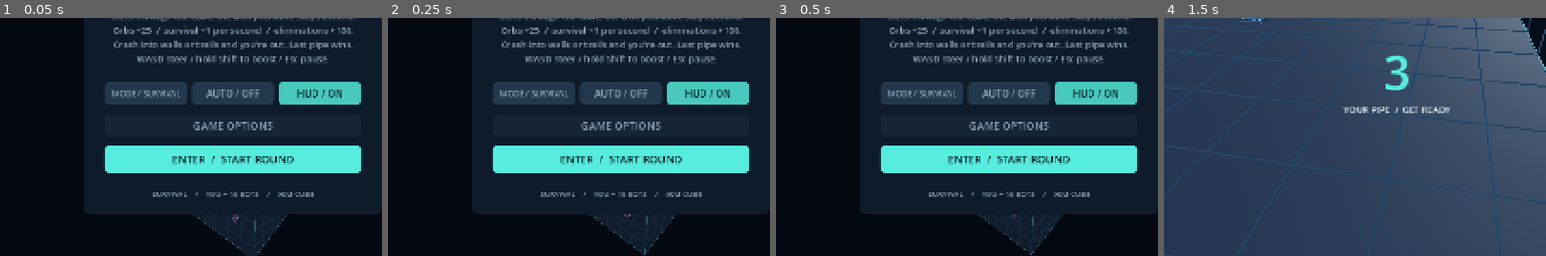
Above: before the commit, frames 1-4 (left to right).
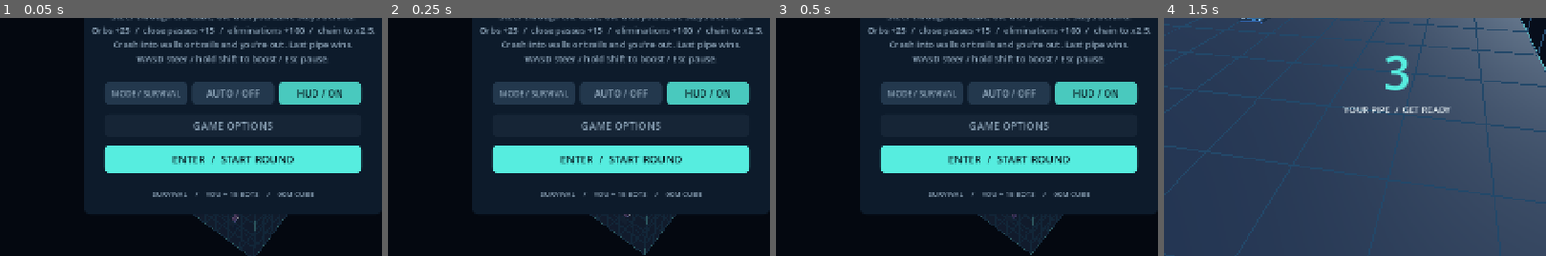
Above: after the commit, the same moments.

Repository: That1guy8691/pipe-survival
Game: Godot game, scene res://main.tscn
Two runs of this game, one before a commit and one after it. Both use one fixed random seed, a clock stepped at 60 frames per second and the inputs below.
Inputs (mouse positions are % of the whole screen's width and height, from its top left):
- Up to frame 1 (0.05 s): no input
- Up to frame 2 (0.25 s): no input
- Up to frame 3 (0.5 s): no input
- Up to frame 4 (1.5 s): click "ENTER / START ROUND" at 0.5 s; tap Enter at 1.25 s; move the mouse to (72, 45) at 1.27 s; hold Right from 1.28 s (still down); tap Shift at 1.35 s; click (72, 45) at 1.42 s
The pictures show only the part of the screen within x 20-70%, y 38-88%; the shares and areas given below are measured in that part.

The runs differ from the first frame. In frame 1, 1.2% of the frame differs, in the area x 24-98%, y 3-8%; in frame 2, 1.2%; in frame 3, 1.2%; in frame 4, nothing differs.

Commit message:
feat(scoring): add near-miss combo rewards

Diff:
--- a/scripts/game.gd
+++ b/scripts/game.gd
@@ -205,12 +205,17 @@
 				motion.boost_requested = false
 				motion.turn_queue.clear()
 		pipes.animate_rider(move.id, 1.0)
-		if move.id == 0 and move.has("orb_points"):
-			score_message = "+25  ORB COLLECTED"
-			score_message_time = 1.5
-		if move.get("credited_to", -1) == 0:
-			score_message = "+100  ELIMINATION"
-			score_message_time = 2.0
+	for award: Dictionary in sim.scoring.last_awards:
+		if award.rider_id != 0:
+			continue
+		var event_text := ""
+		for event_name: String in award.events:
+			var label := "ORB COLLECTED" if event_name == "ORB" else event_name
+			event_text += (" + " if not event_text.is_empty() else "") + label
+		score_message = "+%d  %s" % [award.points, event_text]
+		if award.combo_count > 1:
+			score_message += "  /  x%.1f COMBO" % award.multiplier
+		score_message_time = 2.0 if "ELIMINATION" in award.events else 1.5
 	pipes.commit(moves)
 	orbs.sync(sim.scoring)
 	if not sim.riders[watch_id].alive:
--- a/scripts/hud.gd
+++ b/scripts/hud.gd
@@ -421,7 +421,10 @@
 	panel(Rect2(24, size.y - 192, 252, 136))
 	label_at(game.sim.rider_name(focus_id) + " / SCORE" if game.auto_mode else "YOUR SCORE", Vector2(44, size.y - 161), 17, MUTED)
 	label_at(str(focus_rider.score), Vector2(43, size.y - 112), 44, Color("ffdb77"), true)
-	label_at("%d ORBS / %d ELIMINATIONS" % [focus_rider.orb_count, focus_rider.eliminations], Vector2(44, size.y - 77), 15, MUTED)
+	var score_detail := "%d ORBS / %d ELIMINATIONS" % [focus_rider.orb_count, focus_rider.eliminations]
+	if focus_rider.combo_count > 1:
+		score_detail = "COMBO x%.1f / %.1fs" % [focus_rider.combo_multiplier, focus_rider.combo_time]
+	label_at(score_detail, Vector2(44, size.y - 77), 15, ACCENT if focus_rider.combo_count > 1 else MUTED)
 	draw_boost(focus_rider)
 	draw_play_messages()
 
@@ -623,7 +626,7 @@
 			lines.append("WASD steer / Shift boost / R restart / Esc pause.")
 	else:
 		lines = ["Steer through the cube; the trail you leave stays behind.",
-			"Orbs +25  /  survival +1 per second  /  eliminations +100.",
+			"Orbs +25  /  close passes +15  /  eliminations +100  /  chain to x2.5.",
 		"Crash into walls or trails and you're out. Last pipe wins."]
 		if touch_ui_enabled:
 			lines.append("Tap PAUSE to view round controls." if game.auto_mode else "Touch arrows / hold BOOST / tap PAUSE.")
--- a/scripts/scoring.gd
+++ b/scripts/scoring.gd
@@ -1,14 +1,20 @@
 extends RefCounted
 
 const ORB_POINTS := 25
+const NEAR_MISS_POINTS := 15
 const ELIMINATION_POINTS := 100
 const WIN_POINTS := 250
 const ORB_COUNT := 100
+const COMBO_WINDOW := 4.0
+const MAX_COMBO_EVENTS := 4
+const COMBO_STEP := 0.5
 var orbs: Dictionary = {}
 var revision := 0
+var last_awards: Array[Dictionary] = []
 
 func reset(sim) -> void:
 	orbs.clear()
+	last_awards.clear()
 	refill(sim)
 	revision += 1
 
@@ -18,22 +24,84 @@
 			var before := int(rider.survival_time + 0.00001)
 			rider.survival_time += delta
 			rider.score += int(rider.survival_time + 0.00001) - before
+			if rider.combo_time > 0.0:
+				rider.combo_time = maxf(0.0, rider.combo_time - delta)
+				if rider.combo_time <= 0.0:
+					reset_combo(rider)
 
 func resolve(sim, moves: Array[Dictionary]) -> void:
+	last_awards.clear()
+	var rewards: Dictionary = {}
 	for move: Dictionary in moves:
 		var rider: Dictionary = sim.riders[move.id]
+		if move.died:
+			rider.near_miss_active = false
+			reset_combo(rider)
+		else:
+			var in_tight_pass := _in_tight_pass(sim, move, rider)
+			if in_tight_pass and not rider.near_miss_active:
+				move["near_miss"] = true
+				_queue_reward(rewards, move.id, "NEAR MISS", NEAR_MISS_POINTS)
+			rider.near_miss_active = in_tight_pass
 		if not move.died and orbs.has(move.target):
-			rider.score += ORB_POINTS
 			rider.orb_count += 1
 			move["orb_points"] = ORB_POINTS
 			orbs.erase(move.target)
+			_queue_reward(rewards, move.id, "ORB", ORB_POINTS)
 			revision += 1
 		var owner: int = move.get("pipe_owner", -1)
 		if move.died and owner >= 0 and owner != move.id and sim.riders[owner].alive:
-			sim.riders[owner].score += ELIMINATION_POINTS
 			sim.riders[owner].eliminations += 1
 			move["credited_to"] = owner
+			_queue_reward(rewards, owner, "ELIMINATION", ELIMINATION_POINTS)
+	for rider_id_value in rewards:
+		var rider_id: int = int(rider_id_value)
+		var rider: Dictionary = sim.riders[rider_id]
+		var combo_count := 1
+		if rider.combo_time > 0.0:
+			combo_count = mini(int(rider.combo_count) + 1, MAX_COMBO_EVENTS)
+		var multiplier := 1.0 + float(combo_count - 1) * COMBO_STEP
+		var reward: Dictionary = rewards[rider_id]
+		var base_points: int = int(reward.base_points)
+		var points := roundi(base_points * multiplier)
+		rider.score += points
+		rider.combo_count = combo_count
+		rider.combo_multiplier = multiplier
+		rider.combo_time = COMBO_WINDOW
+		last_awards.append({"rider_id": rider_id, "base_points": base_points,
+			"points": points, "events": reward.events.duplicate(), "combo_count": combo_count,
+			"multiplier": multiplier})
 	refill(sim)
+
+func _in_tight_pass(sim, move: Dictionary, rider: Dictionary) -> bool:
+	var beside_pipe := false
+	for direction: Vector3i in sim.AXES:
+		var neighbor: Vector3i = move.target + direction
+		if neighbor != move.cell and sim.occupied.has(neighbor):
+			beside_pipe = true
+			break
+	if not beside_pipe:
+		return false
+	var safe_exits := 0
+	for direction: Vector3i in sim.legal_directions(rider):
+		if sim.is_open(move.target + direction):
+			safe_exits += 1
+	return safe_exits <= 2
+
+func _queue_reward(rewards: Dictionary, rider_id: int, event_name: String, points: int) -> void:
+	if not rewards.has(rider_id):
+		rewards[rider_id] = {"base_points": 0, "events": []}
+	var reward: Dictionary = rewards[rider_id]
+	reward.base_points = int(reward.base_points) + points
+	var events: Array = reward.events
+	events.append(event_name)
+	reward.events = events
+	rewards[rider_id] = reward
+
+func reset_combo(rider: Dictionary) -> void:
+	rider.combo_count = 0
+	rider.combo_multiplier = 1.0
+	rider.combo_time = 0.0
 
 func refill(sim) -> void:
 	var attempts := 0
--- a/scripts/simulation.gd
+++ b/scripts/simulation.gd
@@ -71,6 +71,7 @@
 			"source_cell": cell, "source_forward": forward,
 			"alive": true, "length": 0, "death_tick": -1, "cause": "",
 			"score": 0, "survival_time": 0.0, "orb_count": 0, "eliminations": 0,
+			"combo_count": 0, "combo_multiplier": 1.0, "combo_time": 0.0, "near_miss_active": false,
 			"pressure": 1.0, "boosting": false, "boost_locked": false,
 			"name": _next_bot_name(round_names) if i > 0 else player_name,
 			"color": color_for(i) if i > 0 else player_color})
@@ -197,6 +198,10 @@
 	rider.death_tick = -1
 	rider.cause = ""
 	rider.survival_time = 0.0
+	rider.combo_count = 0
+	rider.combo_multiplier = 1.0
+	rider.combo_time = 0.0
+	rider.near_miss_active = false
 	rider.pressure = 1.0
 	rider.boosting = false
 	rider.boost_locked = false
Not shown, changed: README.md
